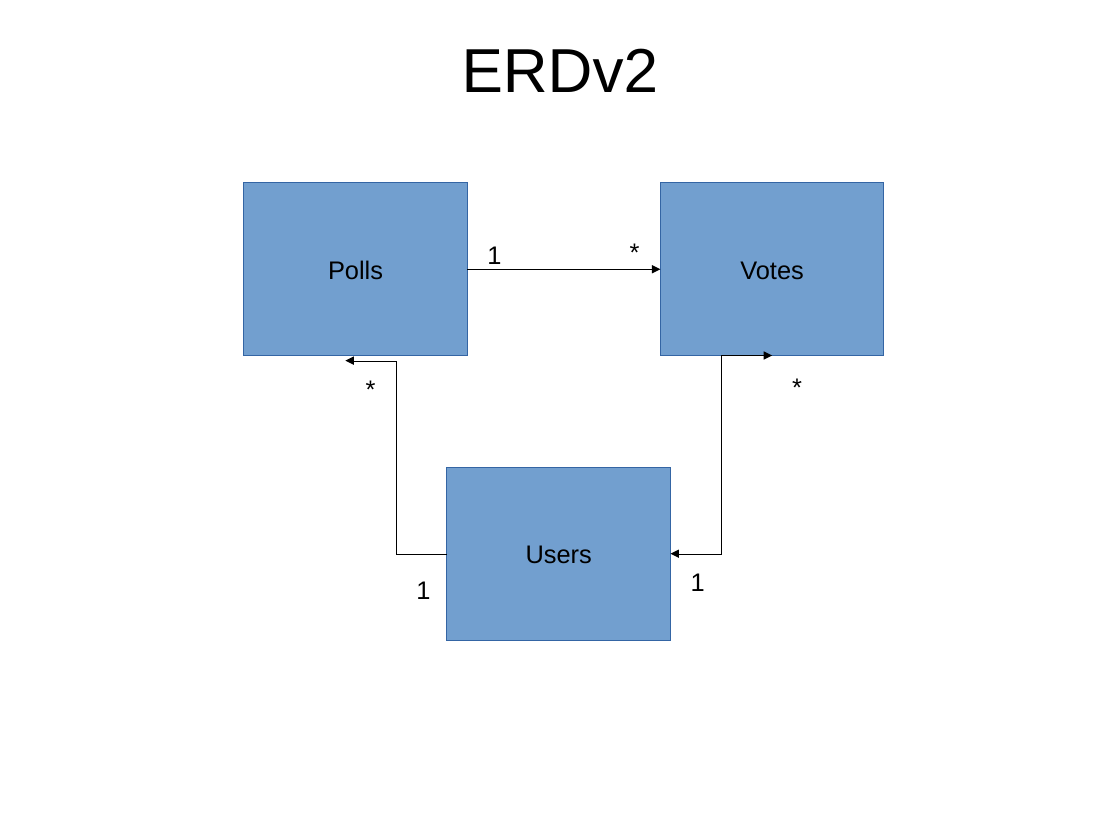
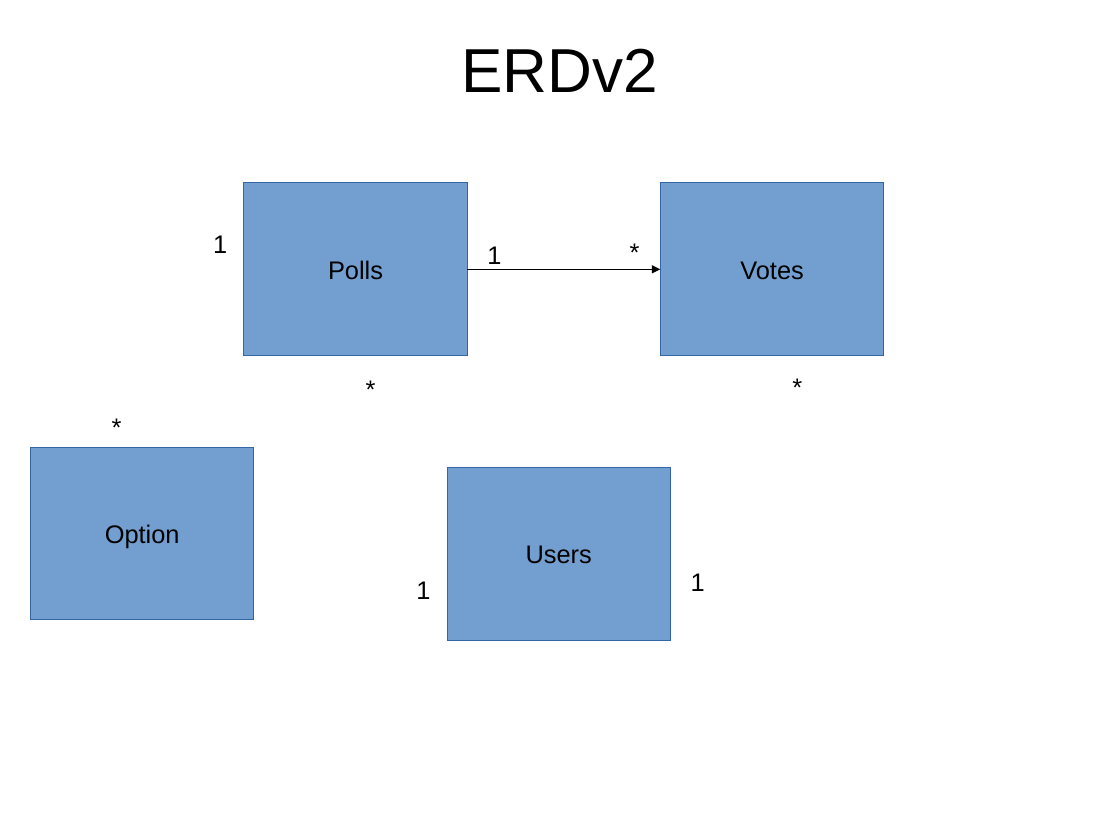
Before and after one commit to ajordon/poll_it_, a slide deck: slide 7 of _Docs/Poll_it_wireframe.pptx. Drawn at 1120x840 pixels with LibreOffice and Linux fonts; fonts in the diff are those of the drawing. Boxes give left, top, right and bottom in pixels: in the first picture for what was removed or moved away, otherwise in the second. Text is boxed around its words. In the diff, an @@ line names an element or a change of style, - is before the commit and + after.

```diff
--- a/_Docs/Poll_it_wireframe.pptx
+++ b/_Docs/Poll_it_wireframe.pptx
@@ text added at [213,235,227,253], 18 pt, text #000000 @@
+1
@@ elbow double arrow removed from (671, 554) to (772, 356) @@
@@ elbow arrow removed from (447, 554) to (346, 361) @@
@@ text added at [102,407,132,445], 18 pt, text #000000 @@
+*
@@ rectangle added at [30,447,254,620], fill #729FCF, outline #3465A4 0.75 pt, 18 pt, text #000000 @@
+Option
```
Also in this commit, not shown: 12 other files.
